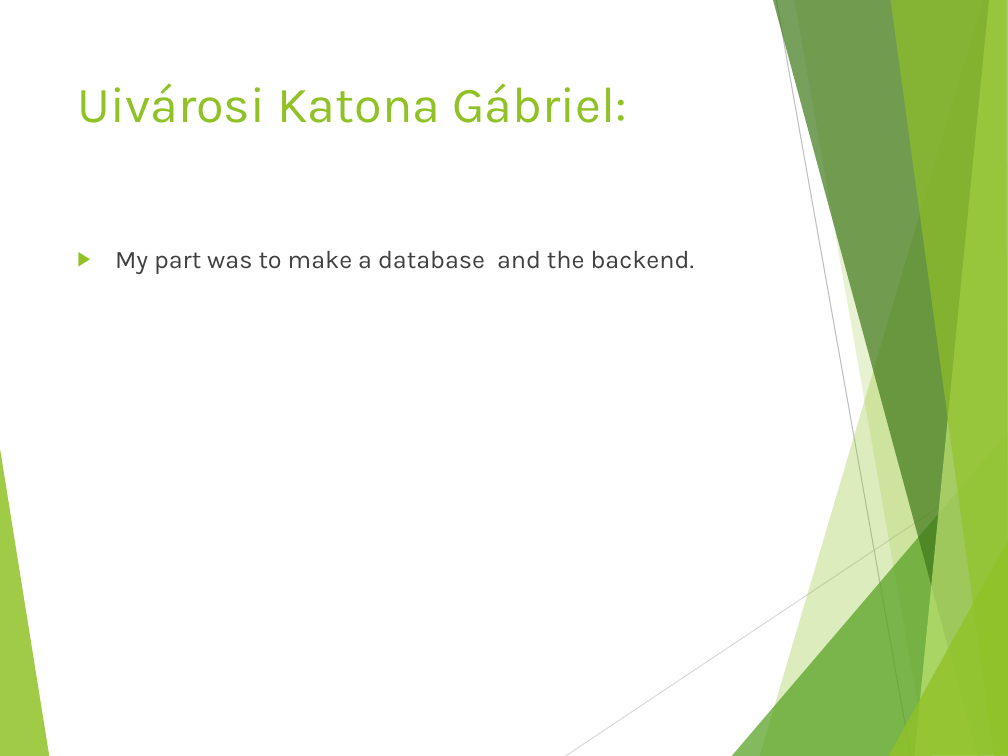
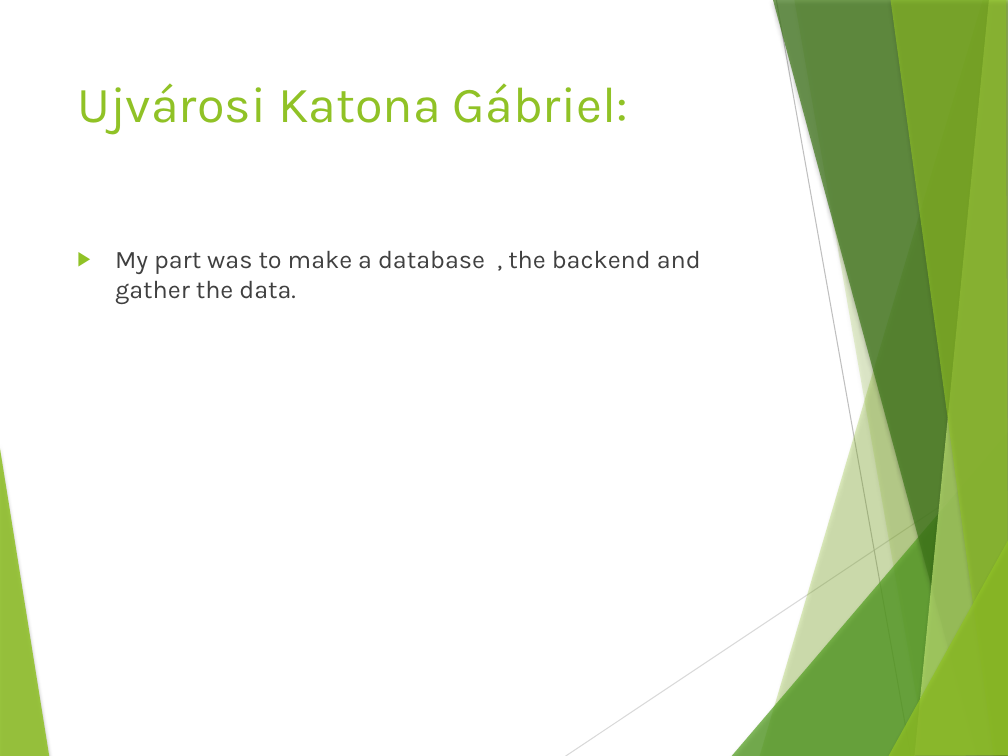
Before and after one commit to Gabi4555/Vizsga_Project, a slide deck: slide 2 of Dokumentációk/Szoftverfejlesztő- és tesztelő vizsgaremek angol.pptx. Drawn at 1008x756 pixels with LibreOffice and Linux fonts; fonts in the diff are those of the drawing. Boxes give left, top, right and bottom in pixels: in the first picture for what was removed or moved away, otherwise in the second. Text is boxed around its words. In the diff, an @@ line names an element or a change of style, - is before the commit and + after.

```diff
--- a/Dokumentációk/Szoftverfejlesztő- és tesztelő vizsgaremek angol.pptx
+++ b/Dokumentációk/Szoftverfejlesztő- és tesztelő vizsgaremek angol.pptx
@@ background #191919 to #FFFFFF @@
@@ line (776, 0) - (911, 756): stroke #131313 0.75 pt to #BFBFBF 0.75 pt @@
@@ title at (x1=77, y1=83, x2=628, y2=135): text changed @@
-Uivárosi Katona Gábriel:
+Ujvárosi Katona Gábriel:
@@ text at (x1=115, y1=251, x2=701, y2=304): text changed; text colour #E8EBF1 to #404040 @@
-▶ My part was to make a database and the backend.
+▶ My part was to make a database , the backend and gather the data.
@@ line (565, 756) - (1008, 461): stroke #151515 0.75 pt to #D9D9D9 0.75 pt @@
@@ shadow on in 7 elements at (x1=760, y1=0, x2=1008, y2=756), (x1=794, y1=0, x2=1008, y2=756), (x1=732, y1=432, x2=1008, y2=756), (x1=773, y1=0, x2=1008, y2=756), (x1=914, y1=0, x2=1008, y2=756), (x1=890, y1=0, x2=1008, y2=756), (x1=888, y1=539, x2=1008, y2=756) @@
```
Also in this commit, not shown: 9 other slides changed, 2 slides removed, 1 other file.
